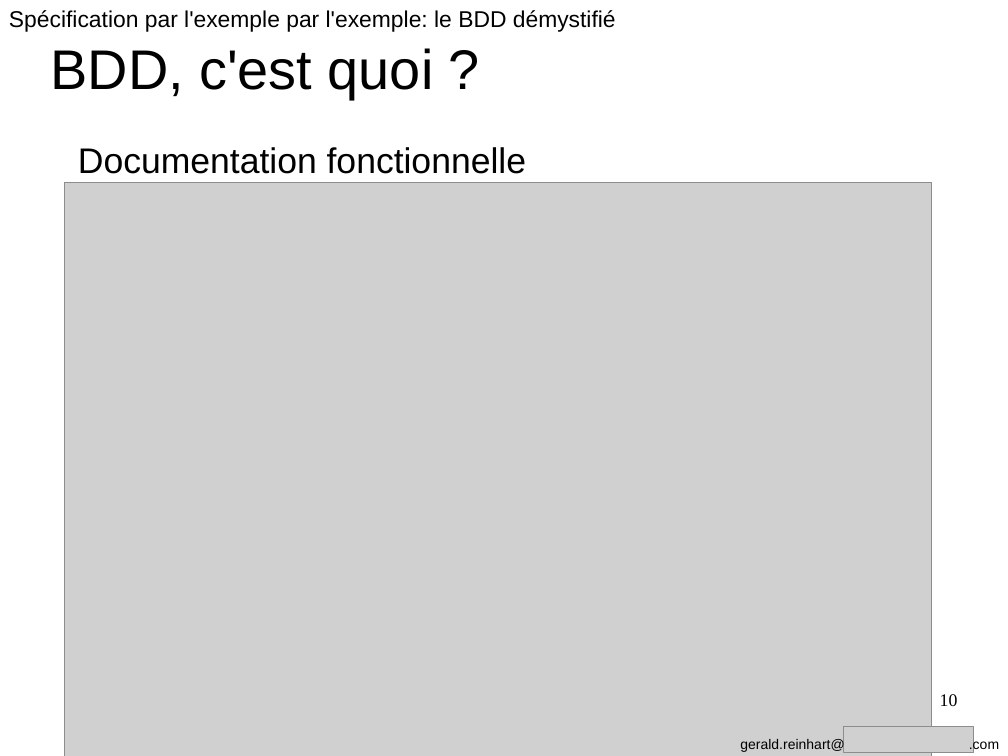
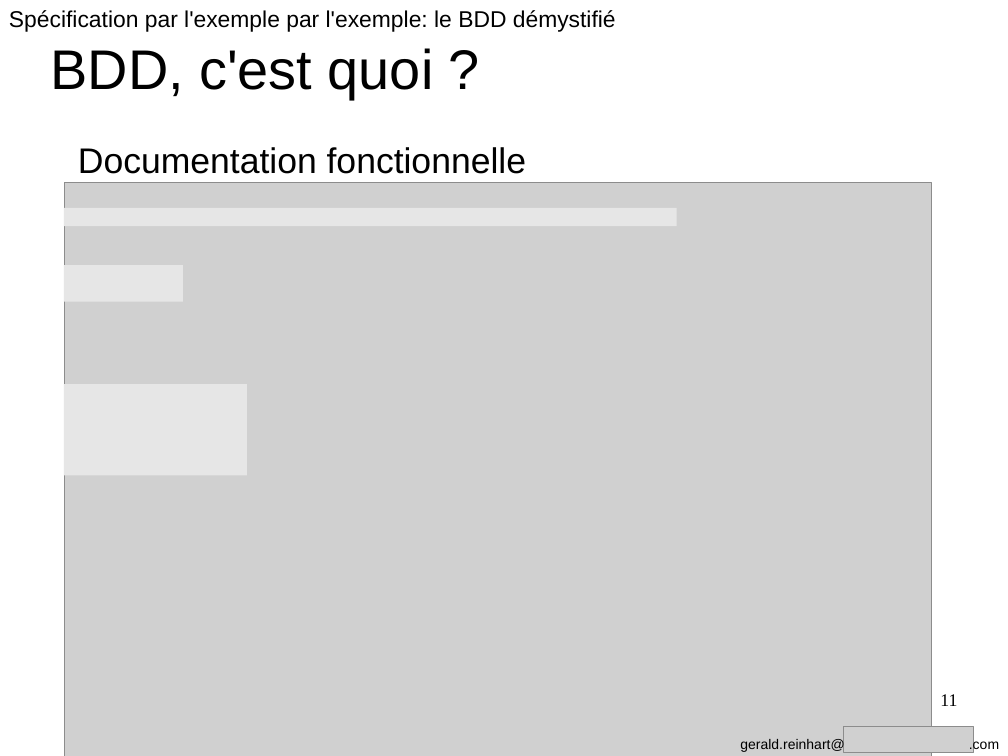
Before and after one commit to GeReinhart/dojo-bdd-library-ws-java, a slide deck: slide 11 of doc/BDD_presentation_agile_grenoble_2016.odp (slide 10 before the commit). Drawn at 1008x756 pixels with LibreOffice and Linux fonts; fonts in the diff are those of the drawing; grey boxes stand for pictures. Boxes give left, top, right and bottom in pixels: in the first picture for what was removed or moved away, otherwise in the second. Text is boxed around its words. In the diff, an @@ line names an element or a change of style, - is before the commit and + after.

```diff
--- a/doc/BDD_presentation_agile_grenoble_2016.odp
+++ b/doc/BDD_presentation_agile_grenoble_2016.odp
@@ rectangle added at (64,208,677,226), fill #E6E6E6 @@
@@ rectangle added at (64,265,183,302), fill #E6E6E6 @@
@@ rectangle added at (64,384,247,476), fill #E6E6E6 @@
@@ page number at (940,694,957,706): text changed @@
-10
+11
```
Also in this commit, not shown: 22 other slides changed, 1 slide added, 8 other files.
